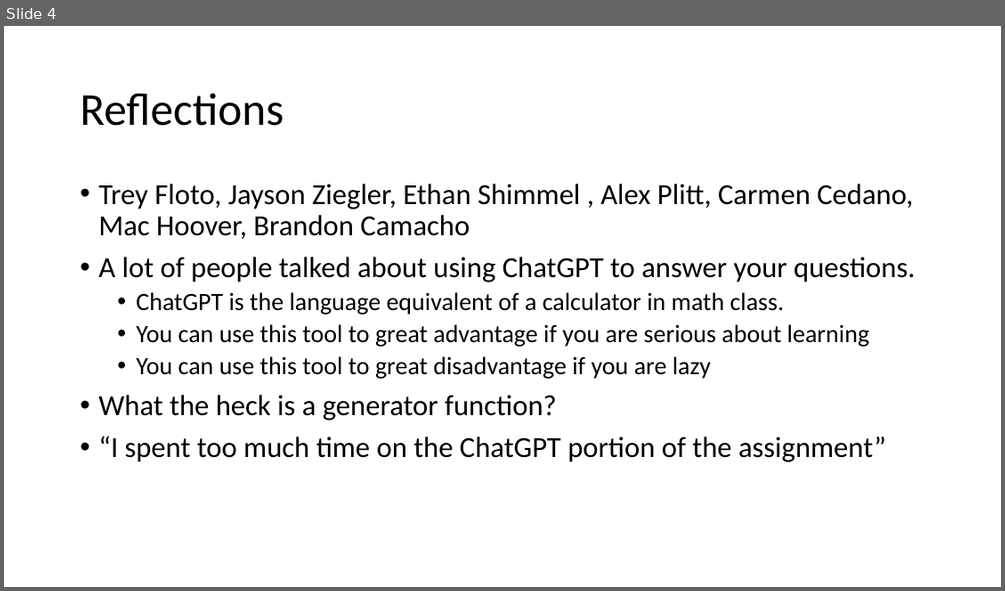
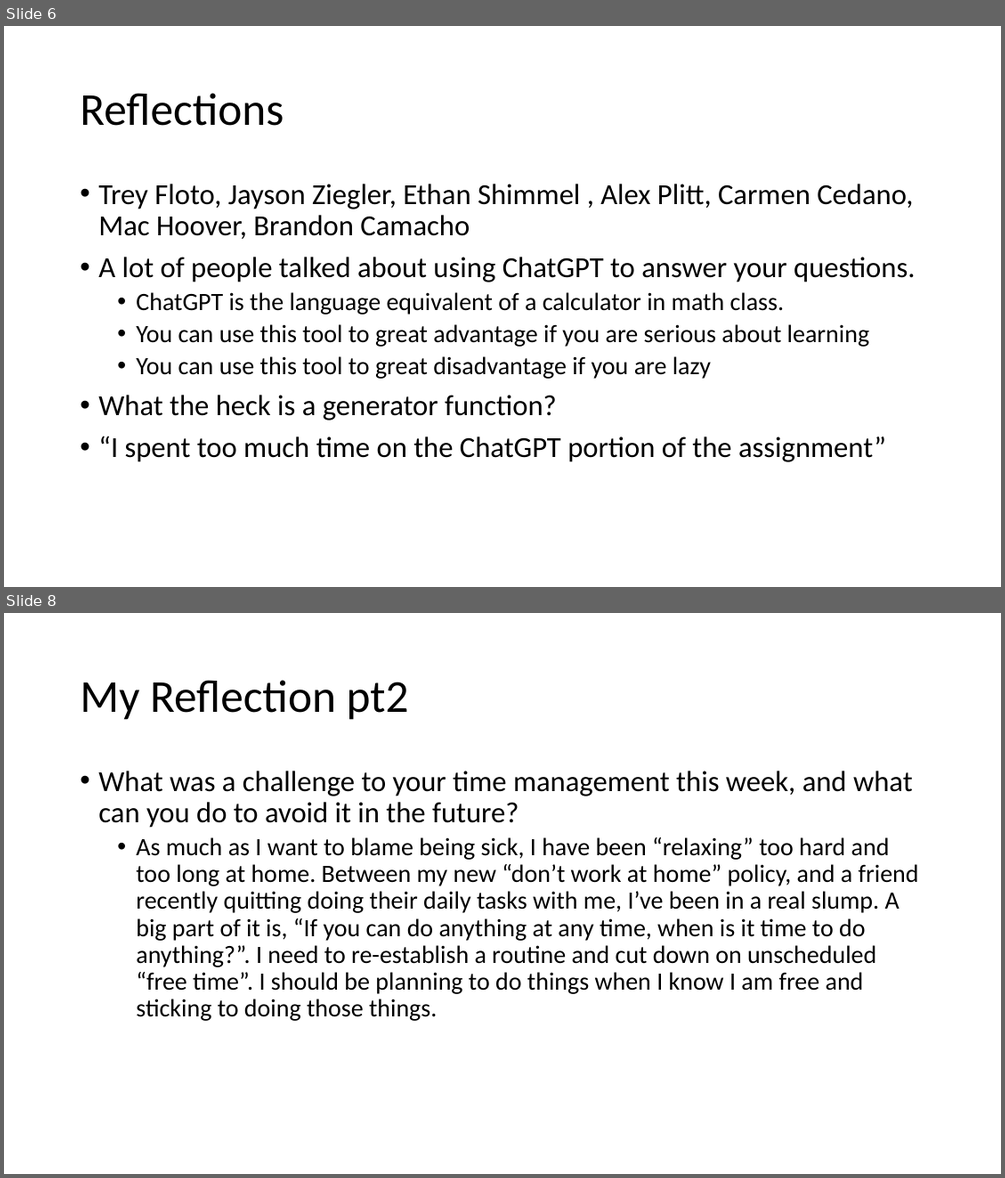
Before and after one commit to parke2023059/docpacs2223, a slide deck: docpac_19200123/Weekly Review.pptx. Shown one above the other, each under a label of ours: slide 4 before the commit, slides 6 and 8 after it; the slides between them are not shown. The pictures are 1005x591 and 1005x1178 pixels, drawn with LibreOffice and Linux fonts; fonts in the diff are those of the drawing. Boxes give left, top, right and bottom in pixels: in the first picture for what was removed or moved away, otherwise in the second. Text is boxed around its words. In the diff, an @@ line names an element or a change of style, - is before the commit and + after.

```diff
--- a/docpac_19200123/Weekly Review.pptx
+++ b/docpac_19200123/Weekly Review.pptx
@@ slide 8 added at [4,613,1001,1174], background #FFFFFF @@
@@ title added at [80,680,409,720], 44 pt, text #000000 @@
+My Reflection pt2
@@ text added at [98,771,919,1021], 24 pt, text #000000 @@
+• What was a challenge to your time management this week, and what can you do to avoid it in the future?
+  • As much as I want to blame being sick, I have been “relaxing” too hard and too long at home. Between my new “don’t work at home” policy, and a friend recently quitting doing their daily tasks with me, I’ve been in a real slump. A big part of it is, “If you can do anything at any time, when is it time to do anything?”. I need to re-establish a routine and cut down on unscheduled “free time”. I should be planning to do things when I know I am free and sticking to doing those things.
@@ what was slide 4 is now slide 6 @@
```
Also in this commit, not shown: 3 slides changed, 2 other slides added.
